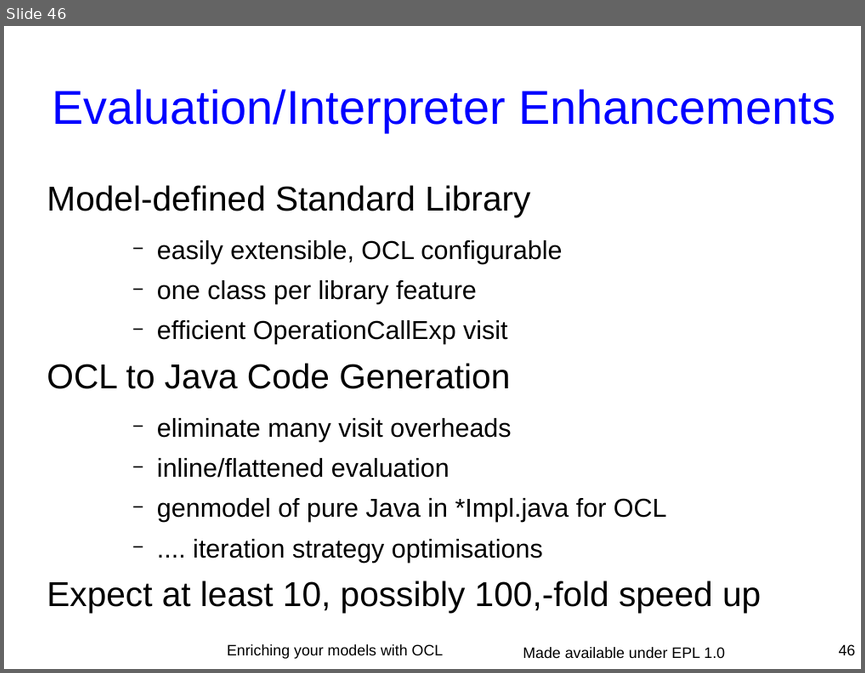
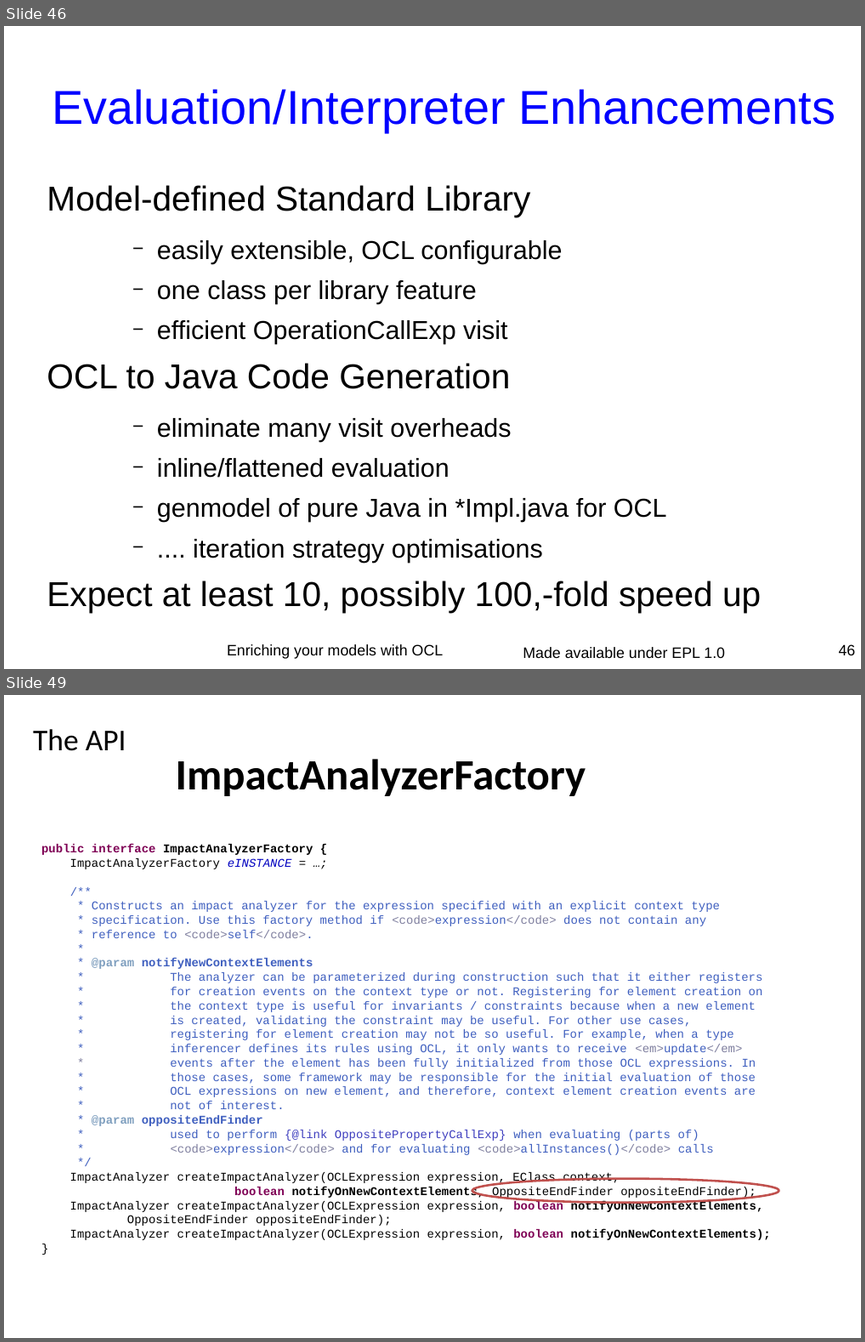
Before and after one commit to eclipse-ocl/ocl-website, a slide deck: ocl/docs/publications/ESE2010LongTalk/EnrichingWithOCL.odp. Shown one above the other, each under a label of ours: slide 46 before the commit, slides 46 and 49 after it; the slides between them are not shown. The pictures are 865x673 and 865x1342 pixels, drawn with LibreOffice and Linux fonts; fonts in the diff are those of the drawing. Boxes give left, top, right and bottom in pixels: in the first picture for what was removed or moved away, otherwise in the second. Text is boxed around its words. In the diff, an @@ line names an element or a change of style, - is before the commit and + after.

```diff
--- a/ocl/docs/publications/ESE2010LongTalk/EnrichingWithOCL.odp
+++ b/ocl/docs/publications/ESE2010LongTalk/EnrichingWithOCL.odp
@@ slide 49 added at (x1=4, y1=695, x2=861, y2=1338), background #FFFFFF @@
@@ text added at (x1=33, y1=729, x2=586, y2=796), 40 pt, text #000000, bold @@
+The API
+ImpactAnalyzerFactory
@@ text added at (x1=41, y1=844, x2=771, y2=1240), 11 pt, text #3F5FBF @@
+public interface ImpactAnalyzerFactory {
+ImpactAnalyzerFactory eINSTANCE = …;
+/**
+* Constructs an impact analyzer for the expression specified with an explicit context type
+* specification. Use this factory method if <code>expression</code> does not contain any
+* reference to <code>self</code>.
+*
+* @param notifyNewContextElements
+* The analyzer can be parameterized during construction such that it either registers
+* for creation events on the context type or not. Registering for element creation on
+* the context type is useful for invariants / constraints because when a new element
+* is created, validating the constraint may be useful. For other use cases,
+* registering for element creation may not be so useful. For example, when a type
+* inferencer defines its rules using OCL, it only wants to receive <em>update</em>
+* events after the element has been fully initialized from those OCL expressions. In
+* those cases, some framework may be responsible for the initial evaluation of those
+* OCL expressions on new element, and therefore, context element creation events are
+* not of interest.
+* @param oppositeEndFinder
+* used to perform {@link OppositePropertyCallExp} when evaluating (parts of)
+* <code>expression</code> and for evaluating <code>allInstances()</code> calls
+*/
+ImpactAnalyzer createImpactAnalyzer(OCLExpression expression, EClass context,
+boolean notifyOnNewContextElements, OppositeEndFinder oppositeEndFinder);
+ImpactAnalyzer createImpactAnalyzer(OCLExpression expression, boolean notifyOnNewContextElements,
+OppositeEndFinder oppositeEndFinder);
+ImpactAnalyzer createImpactAnalyzer(OCLExpression expression, boolean notifyOnNewContextElements);
+}
@@ ellipse added at (x1=472, y1=1179, x2=779, y2=1202), outline #C0504D 2.01 pt @@
```
Also in this commit, not shown: 12 other slides added, 1 slide removed.
